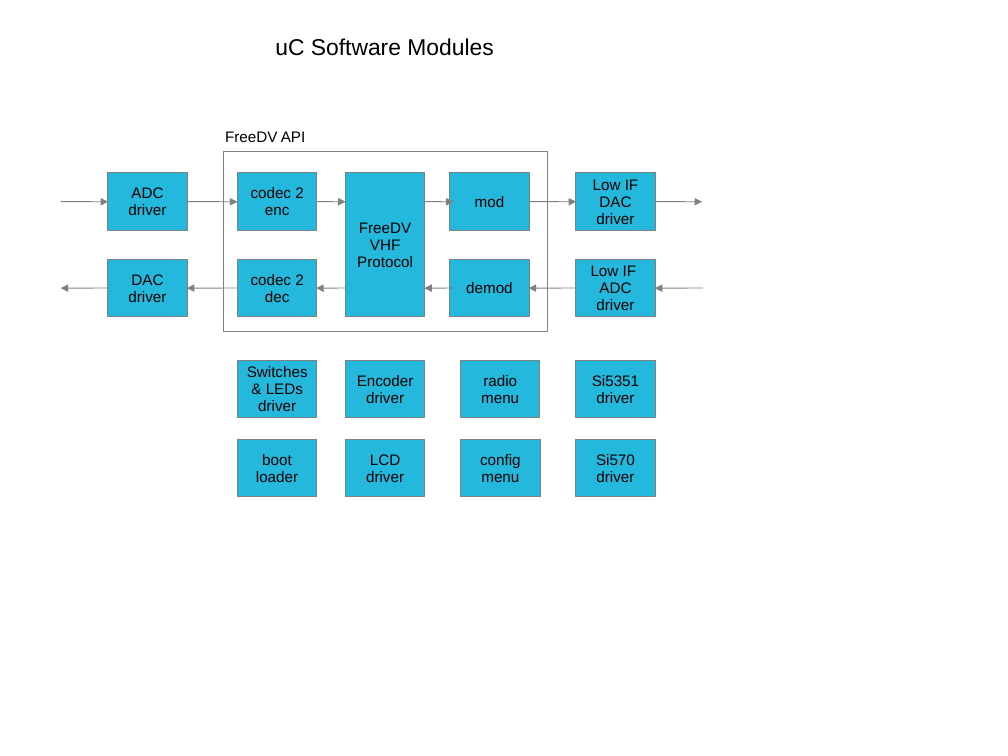
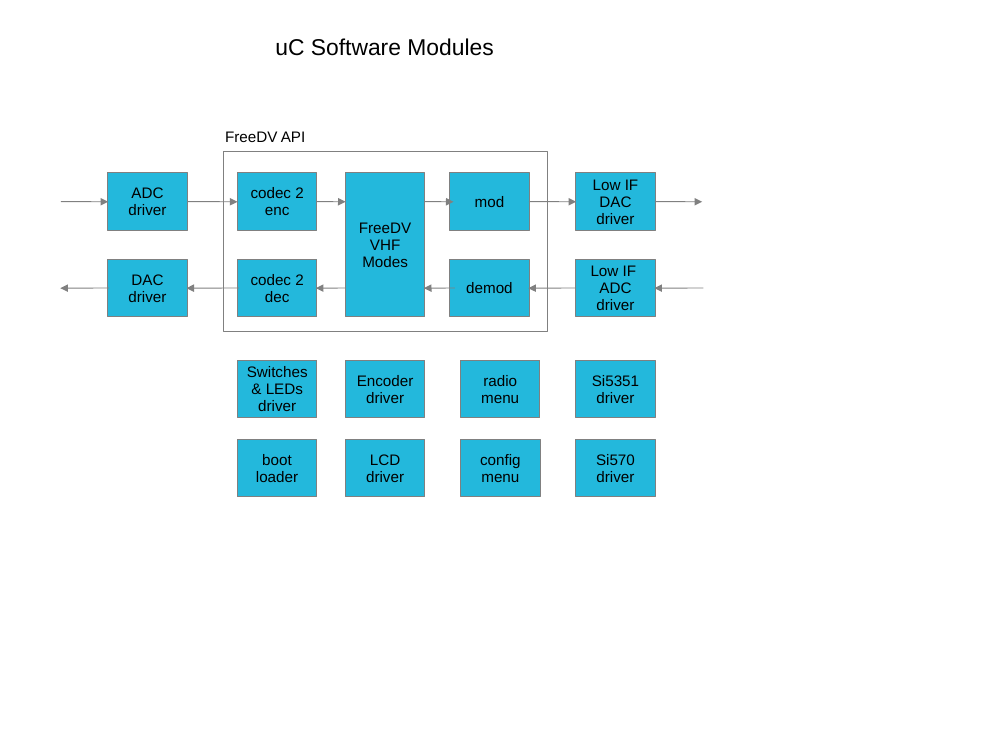
Before and after one commit to svn2github/SM2000, a slide deck: slide 2 of doc/sm201- Block Diagram v0.1.ppt. Drawn at 1008x756 pixels with LibreOffice and Linux fonts; fonts in the diff are those of the drawing. Boxes give left, top, right and bottom in pixels: in the first picture for what was removed or moved away, otherwise in the second. Text is boxed around its words. In the diff, an @@ line names an element or a change of style, - is before the commit and + after.

```diff
--- a/doc/sm201- Block Diagram v0.1.ppt
+++ b/doc/sm201- Block Diagram v0.1.ppt
@@ text in rectangle at [362, 256, 408, 267]: text changed @@
-Protocol
+Modes
```
Also in this commit, not shown: 1 other slide changed, 2 other files.
